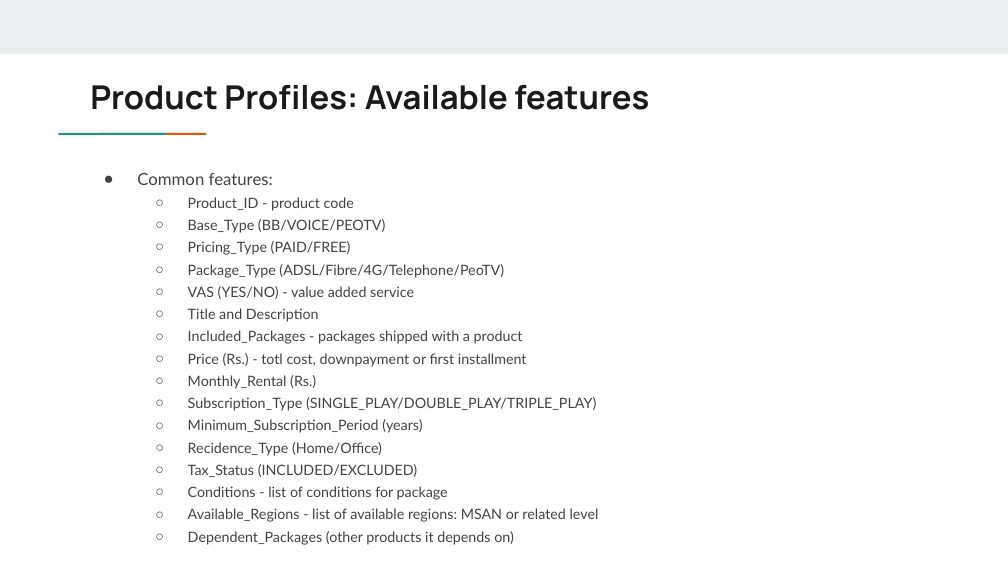
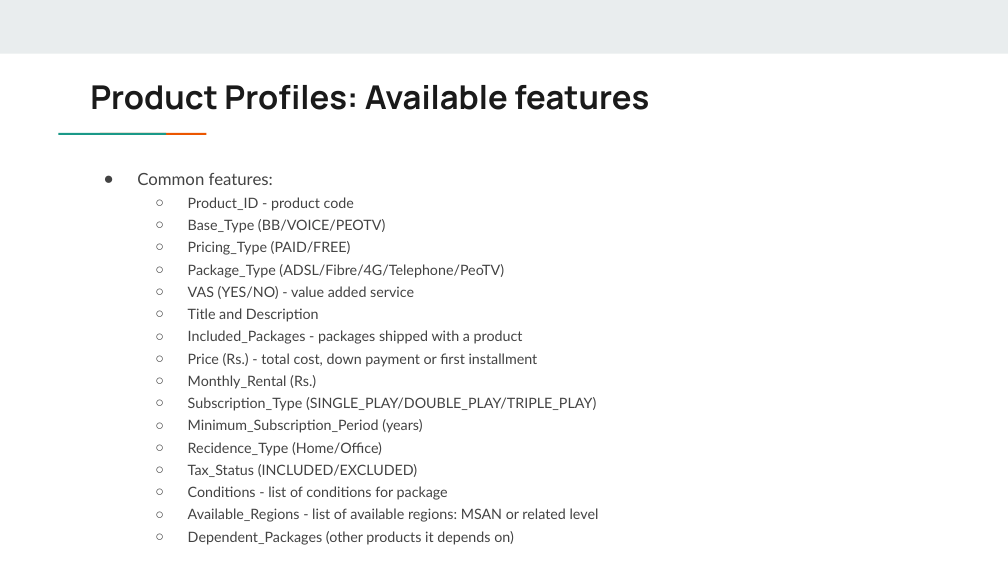
Before and after one commit to cmadusankahw/leve-4-research-hybrid-recommender-for-fixed-line-telco, a slide deck: slide 52 of documents/presentations/SLT project - Data Engineering Flow.pptx (slide 51 before the commit). Drawn at 1008x567 pixels with LibreOffice and Linux fonts; fonts in the diff are those of the drawing. Boxes give left, top, right and bottom in pixels: in the first picture for what was removed or moved away, otherwise in the second. Text is boxed around its words. In the diff, an @@ line names an element or a change of style, - is before the commit and + after.

```diff
--- a/documents/presentations/SLT project - Data Engineering Flow.pptx
+++ b/documents/presentations/SLT project - Data Engineering Flow.pptx
@@ text at (188, 353, 538, 367): text changed @@
-  ○ Price (Rs.) - totl cost, downpayment or first installment
+  ○ Price (Rs.) - total cost, down payment or first installment
```
Also in this commit, not shown: 4 other slides changed, 1 slide added, 9 other files.
